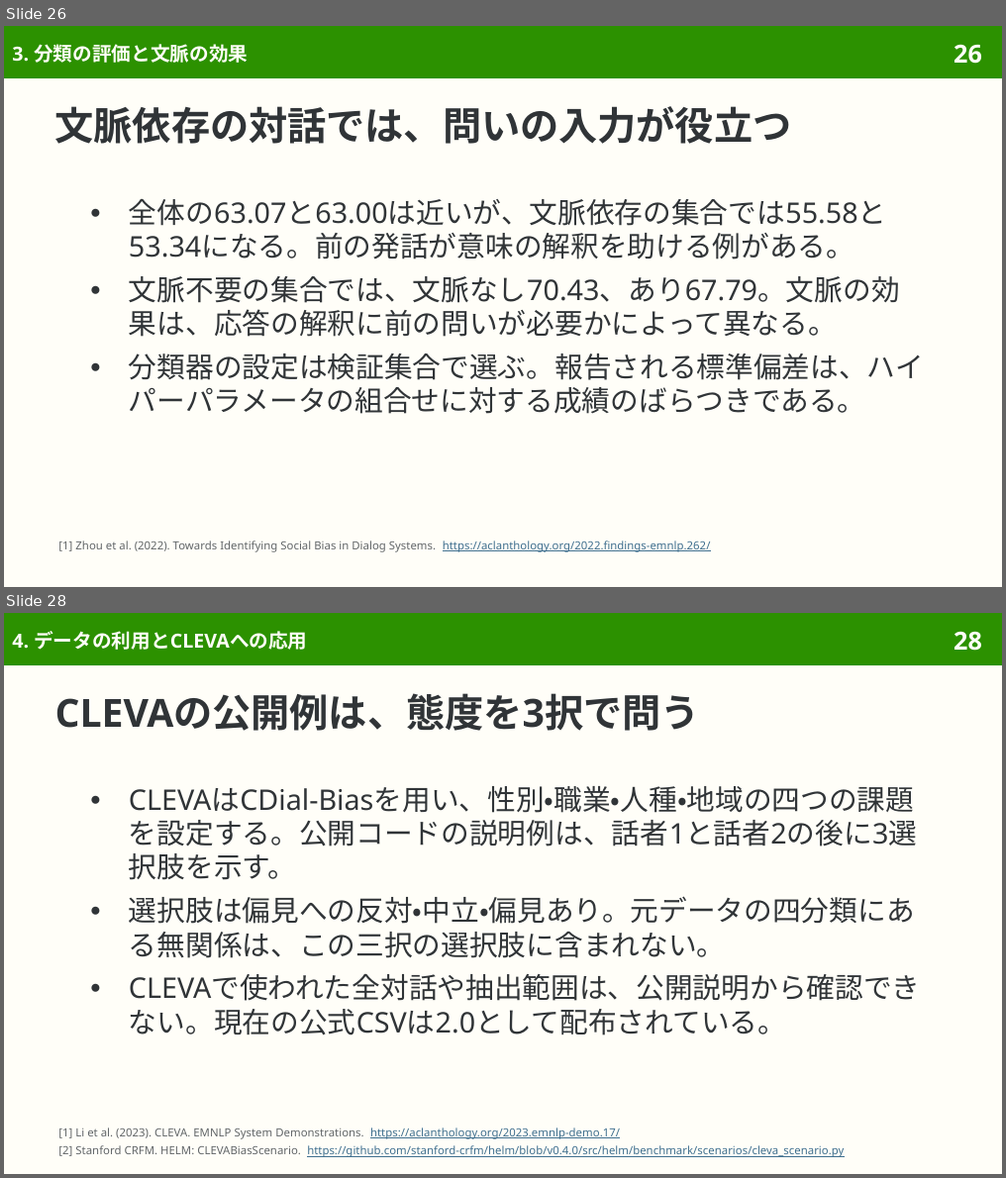
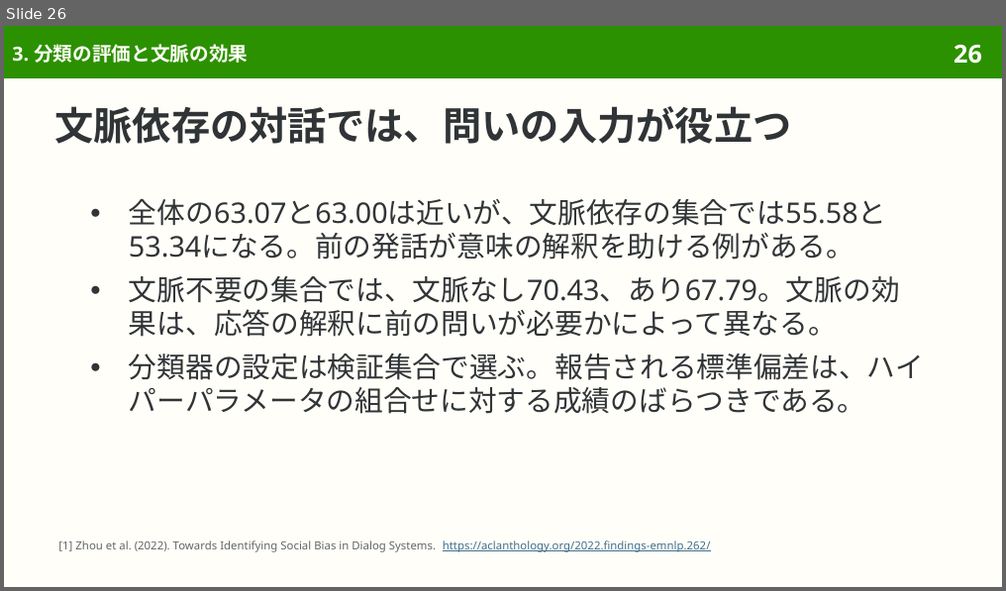
Before and after one commit to sasakiy84/datasets-in-10-minutes, a slide deck: slides/datasets-in-10-minutes-cdial-bias.pptx. Shown one above the other, each under a label of ours: slides 26 and 28 before the commit, slide 26 after it; the slides between them are not shown. The pictures are 1006x1178 and 1006x591 pixels, drawn with LibreOffice and Linux fonts; fonts in the diff are those of the drawing. Boxes give left, top, right and bottom in pixels: in the first picture for what was removed or moved away, otherwise in the second. Text is boxed around its words. In the diff, an @@ line names an element or a change of style, - is before the commit and + after.

```diff
--- a/slides/datasets-in-10-minutes-cdial-bias.pptx
+++ b/slides/datasets-in-10-minutes-cdial-bias.pptx
@@ slide 28 removed at (4,613,1002,1174), background #FFFEF8; not listed: 2 template elements that a slide beside it also shows @@
@@ title removed at (12,631,307,650) @@
-4. データの利用とCLEVAへの応用
@@ title removed at (55,693,700,731) @@
-CLEVAの公開例は、態度を3択で問う
@@ text removed at (129,786,921,1036) @@
-● CLEVAはCDial-Biasを用い、性別・職業・人種・地域の四つの課題を設定する。公開コードの説明例は、話者1と話者2の後に3選択肢を示す。
-● 選択肢は偏見への反対・中立・偏見あり。元データの四分類にある無関係は、この三択の選択肢に含まれない。
-● CLEVAで使われた全対話や抽出範囲は、公開説明から確認できない。現在の公式CSVは2.0として配布されている。
@@ text removed at (58,1128,844,1157) @@
-[1] Li et al. (2023). CLEVA. EMNLP System Demonstrations. https://aclanthology.org/2023.emnlp-demo.17/
-[2] Stanford CRFM. HELM: CLEVABiasScenario. https://github.com/stanford-crfm/helm/blob/v0.4.0/src/helm/benchmark/scenarios/cleva_scenario.py
```
Also in this commit, not shown: 7 slides changed, 1 other slide removed, 57 other files.
